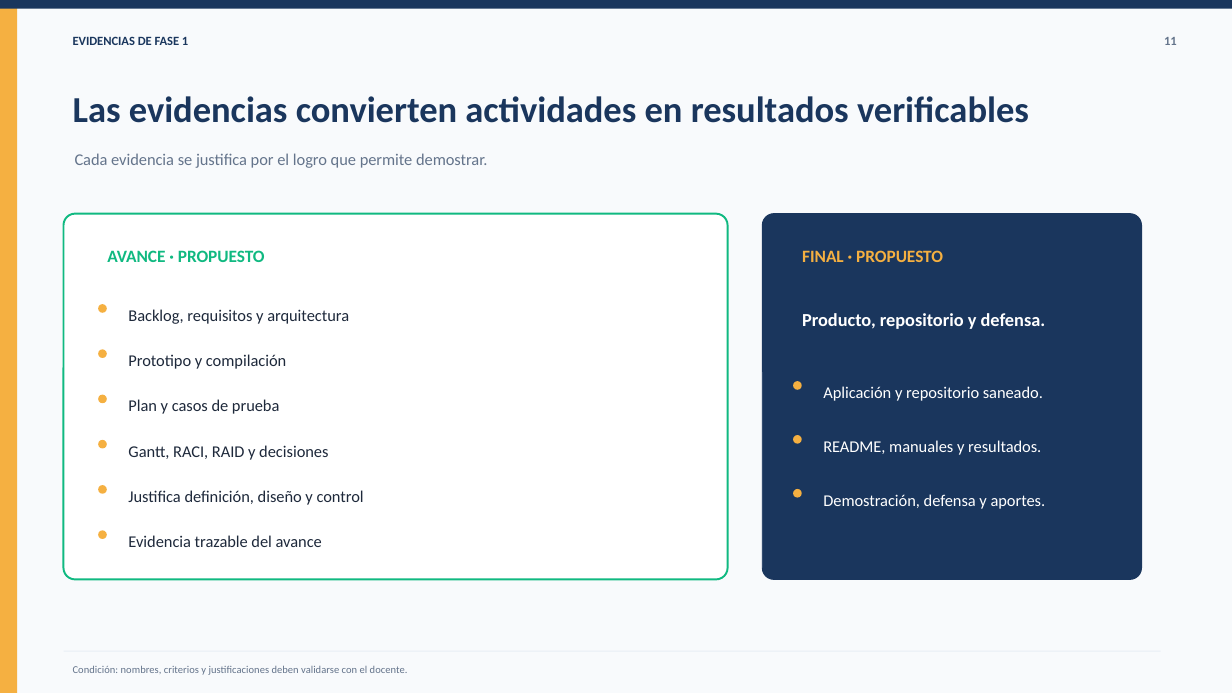
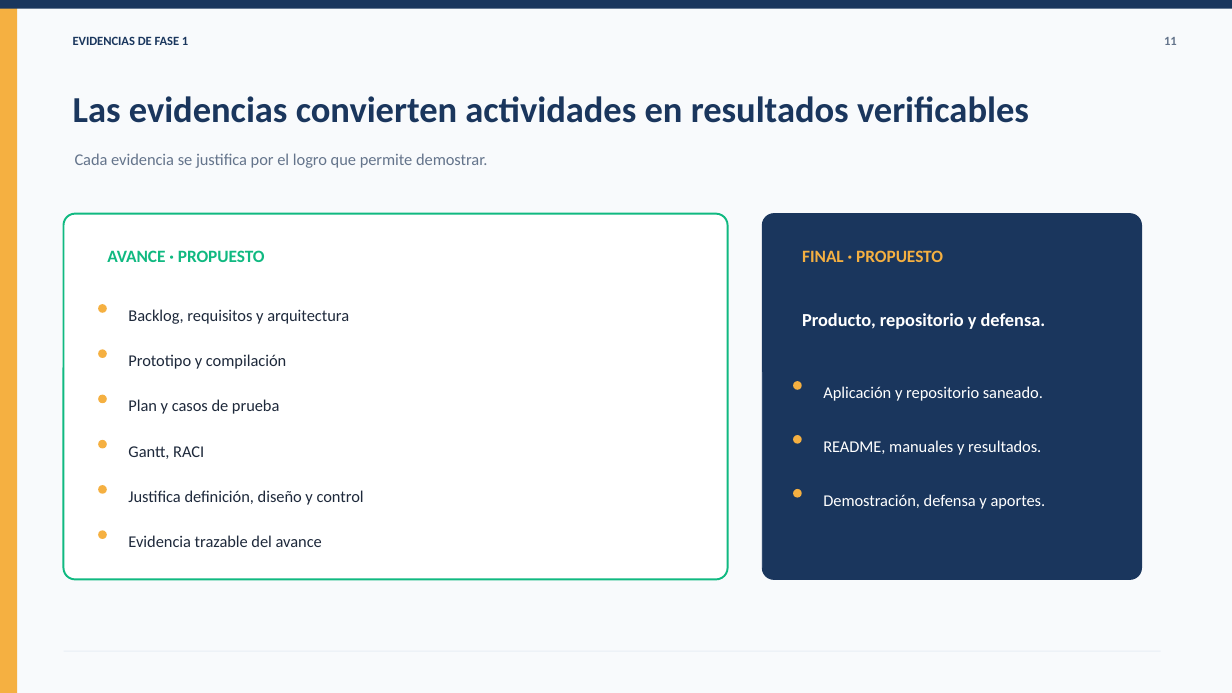
Before and after one commit to tsddds/Capstone_Aprueba-Administracion_Grupo8, a slide deck: slide 10 of Fase1/Evidencias_grupales/02_Presentacion_Proyecto_Fase1_Aprueba_Administracion.pptx. Drawn at 1232x693 pixels with LibreOffice and Linux fonts; fonts in the diff are those of the drawing. Boxes give left, top, right and bottom in pixels: in the first picture for what was removed or moved away, otherwise in the second. Text is boxed around its words. In the diff, an @@ line names an element or a change of style, - is before the commit and + after.

```diff
--- a/Fase1/Evidencias_grupales/02_Presentacion_Proyecto_Fase1_Aprueba_Administracion.pptx
+++ b/Fase1/Evidencias_grupales/02_Presentacion_Proyecto_Fase1_Aprueba_Administracion.pptx
@@ text at <box>128,446,204,459</box>: text changed @@
-Gantt, RACI, RAID y decisiones
+Gantt, RACI
@@ text removed at <box>73,666,408,675</box> @@
-Condición: nombres, criterios y justificaciones deben validarse con el docente.
```
Also in this commit, not shown: 1 other slide changed.
